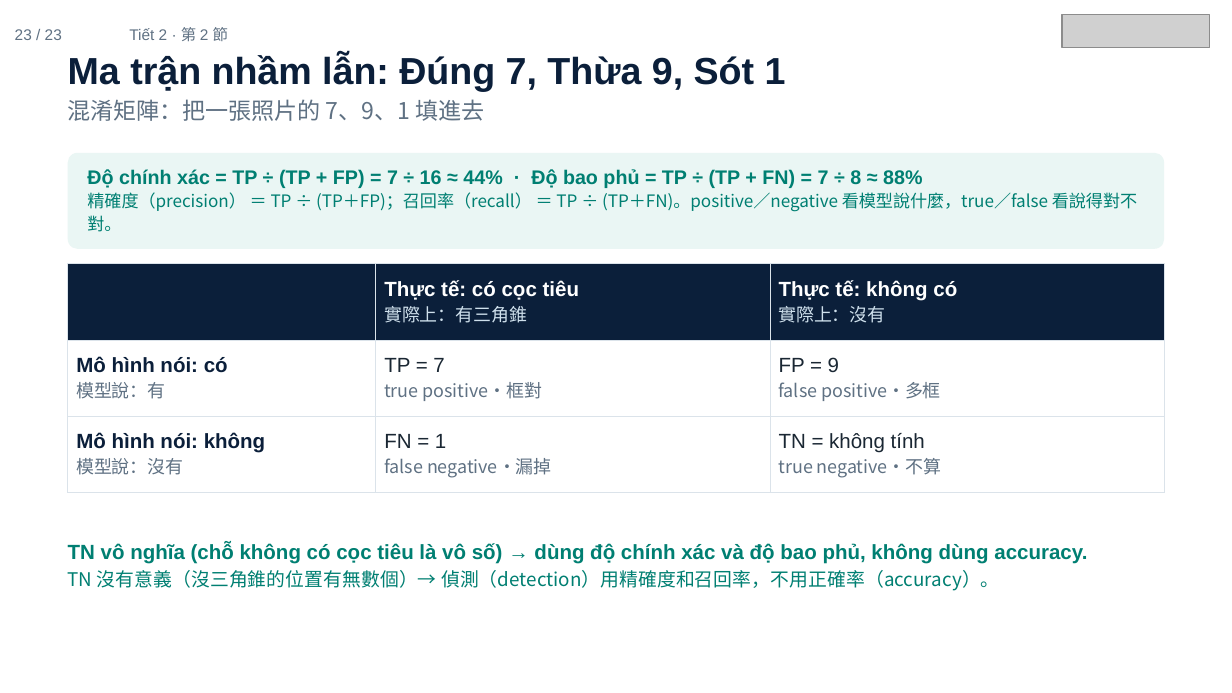
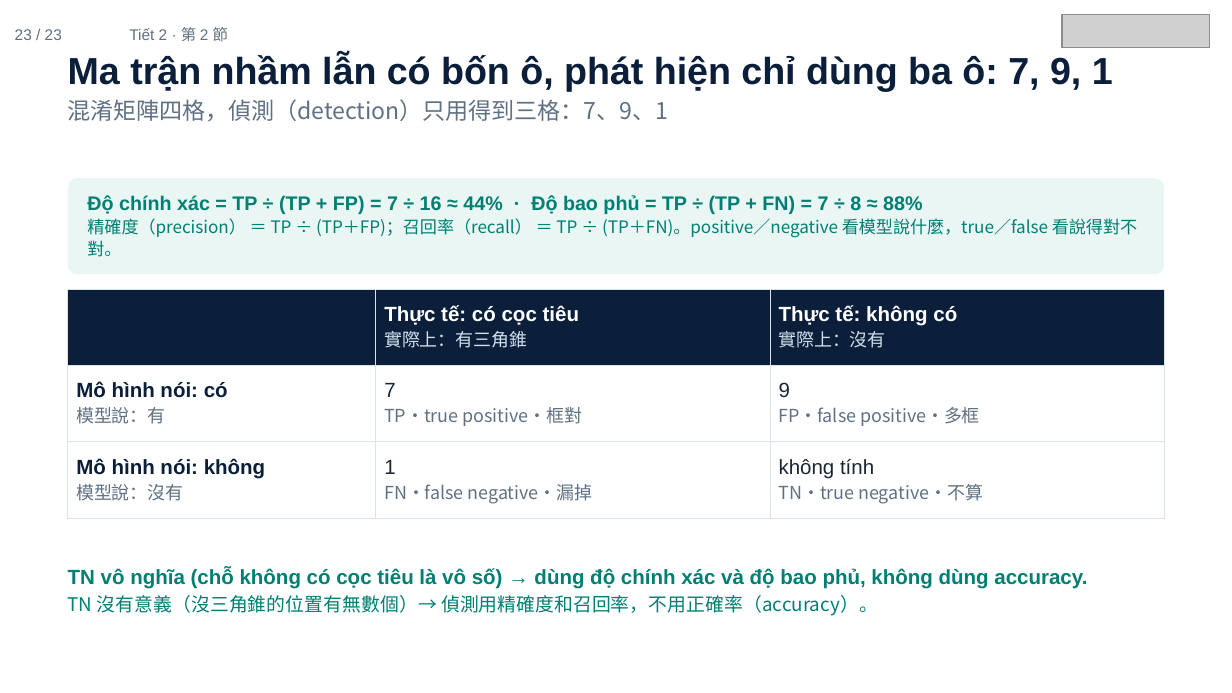
Before and after one commit to ch-neural/MITUST-Principles-of-Self-Driving-Cars, a slide deck: slide 23 of 第十週(11-12)/第十週_第2節_簡報.pptx. Drawn at 1232x693 pixels with LibreOffice and Linux fonts; fonts in the diff are those of the drawing; grey boxes stand for pictures. Boxes give left, top, right and bottom in pixels: in the first picture for what was removed or moved away, otherwise in the second. Text is boxed around its words. In the diff, an @@ line names an element or a change of style, - is before the commit and + after.

```diff
--- a/第十週(11-12)/第十週_第2節_簡報.pptx
+++ b/第十週(11-12)/第十週_第2節_簡報.pptx
@@ text at (68,54,1113,121): text changed @@
-Ma trận nhầm lẫn: Đúng 7, Thừa 9, Sót 1
-混淆矩陣：把一張照片的 7、9、1 填進去
+Ma trận nhầm lẫn có bốn ô, phát hiện chỉ dùng ba ô: 7, 9, 1
+混淆矩陣四格，偵測（detection）只用得到三格：7、9、1
@@ 2 texts, 1 table, 1 rounded rectangle: place and size @@
-2 texts, 1 table, 1 rounded rectangle at (68,153,1164,591)
+2 texts, 1 table, 1 rounded rectangle at (68,179,1164,616)
@@ table at (68,290,1164,508) @@
-row 2, column 2: TP = 7 / true positive・框對
+row 2, column 2: 7 / TP・true positive・框對
-row 2, column 3: FP = 9 / false positive・多框
+row 2, column 3: 9 / FP・false positive・多框
-row 3, column 2: FN = 1 / false negative・漏掉
+row 3, column 2: 1 / FN・false negative・漏掉
-row 3, column 3: TN = không tính / true negative・不算
+row 3, column 3: không tính / TN・true negative・不算
@@ text at (68,595,878,616): text changed @@
-TN 沒有意義（沒三角錐的位置有無數個）→ 偵測（detection）用精確度和召回率，不用正確率（accuracy）。
+TN 沒有意義（沒三角錐的位置有無數個）→ 偵測用精確度和召回率，不用正確率（accuracy）。
```
Also in this commit, not shown: 12 other slides changed.
